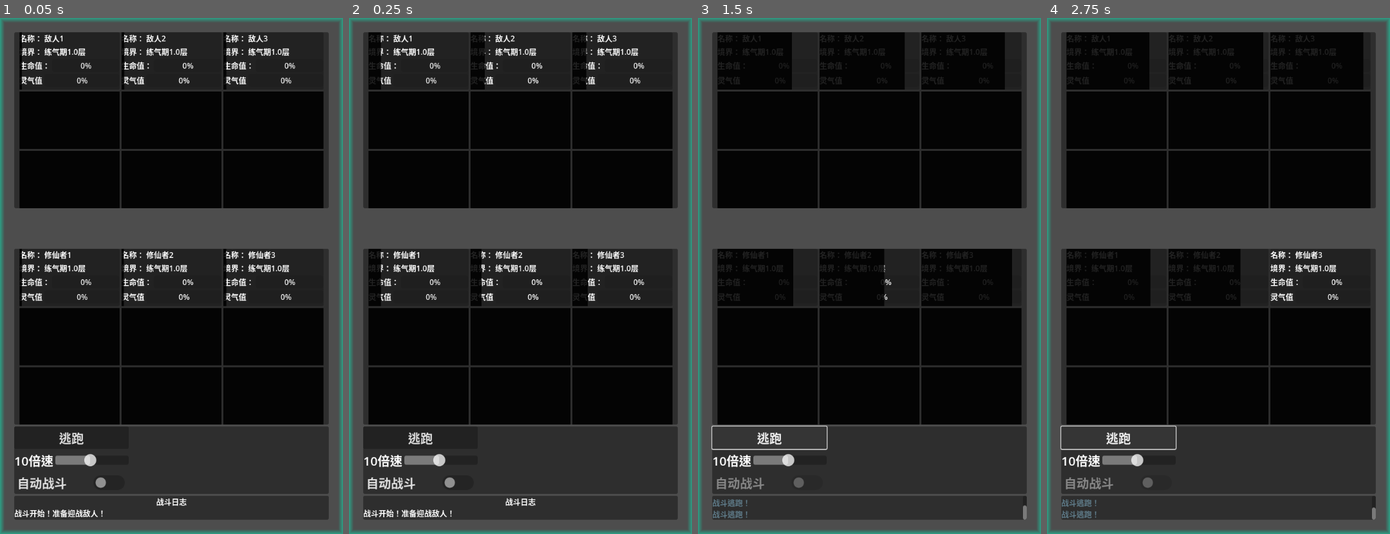
Above: before the commit, frames 1-4 (left to right).
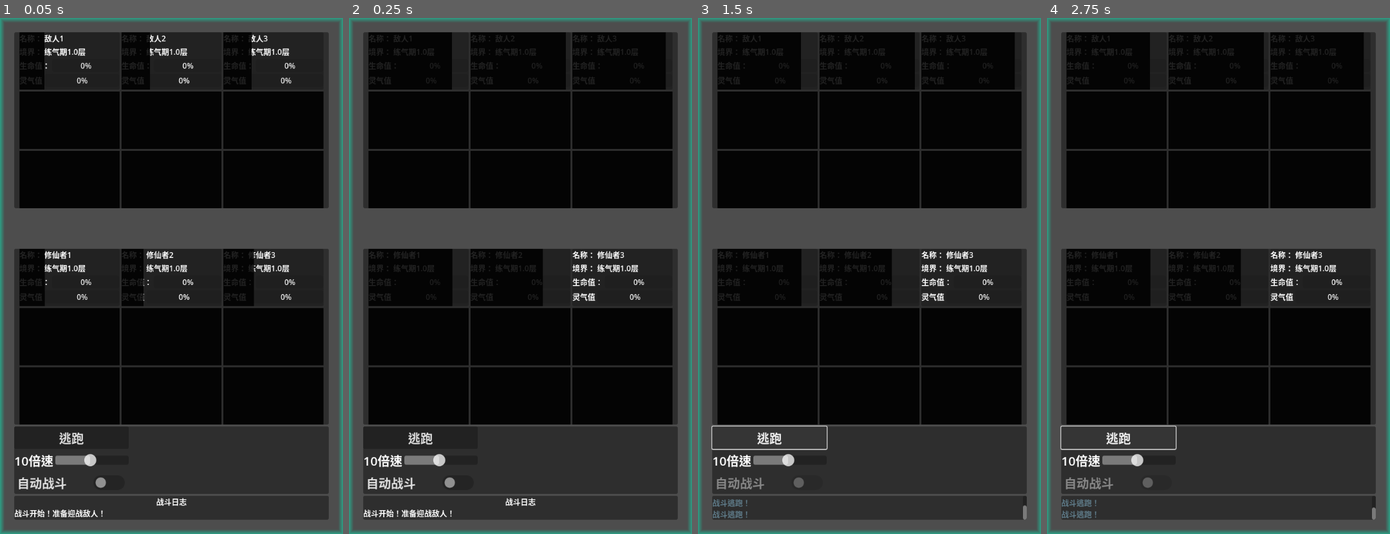
Above: after the commit, the same moments.

Repository: seven-it-work/godot-compoent
Game: Godot game, scene res://demo/战斗demo.tscn
Two runs of this game, one before a commit and one after it. Both use one fixed random seed, a clock stepped at 60 frames per second and the inputs below.
Inputs:
- Up to frame 1 (0.05 s): no input
- Up to frame 2 (0.25 s): no input
- Up to frame 3 (1.5 s): click "逃跑" at 0.5 s; click "逃跑" at 1.25 s
- Up to frame 4 (2.75 s): click "逃跑" at 2 s

The runs differ from the first frame. In frame 1, 4.6% of the frame differs, in the area x 6-75%, y 2-56%; in frame 2, 12%, in the area x 9-93%, y 2-56%; in frame 3, 4.3%; in frame 4, less than 0.1%.

Commit message:
feat(装备): 添加装备组件及调整冷却时间计算
新增装备组件场景和资源文件，包括边框图片和脚本
重构装备信息场景使用新的装备组件
调整冷却时间计算公式，将乘数从1000改为100

Diff:
--- a/godot-compoent/demo/装备信息.tscn
+++ b/godot-compoent/demo/装备信息.tscn
@@ -1,34 +1,8 @@
-[gd_scene load_steps=13 format=3 uid="uid://chuyou880wdb4"]
+[gd_scene load_steps=4 format=3 uid="uid://chuyou880wdb4"]
 
-[ext_resource type="PackedScene" uid="uid://dehikb65o1cb2" path="res://背包/背包格子.tscn" id="1_mr4hg"]
 [ext_resource type="Script" uid="uid://33ih7gw0epcx" path="res://demo/装备信息.gd" id="1_pq40o"]
+[ext_resource type="PackedScene" uid="uid://c38g8o5r4dgs2" path="res://装备/装备组件.tscn" id="2_m02jb"]
 [ext_resource type="PackedScene" uid="uid://snkw6mikkfyq" path="res://背包/背包.tscn" id="3_m02jb"]
-
-[sub_resource type="StyleBoxFlat" id="StyleBoxFlat_m02jb"]
-resource_local_to_scene = true
-
-[sub_resource type="StyleBoxEmpty" id="StyleBoxEmpty_mr4hg"]
-
-[sub_resource type="StyleBoxFlat" id="StyleBoxFlat_qp5dh"]
-resource_local_to_scene = true
-
-[sub_resource type="StyleBoxFlat" id="StyleBoxFlat_ymo56"]
-resource_local_to_scene = true
-
-[sub_resource type="StyleBoxFlat" id="StyleBoxFlat_uj2u1"]
-resource_local_to_scene = true
-
-[sub_resource type="StyleBoxFlat" id="StyleBoxFlat_ghs5b"]
-resource_local_to_scene = true
-
-[sub_resource type="StyleBoxFlat" id="StyleBoxFlat_qaaql"]
-resource_local_to_scene = true
-
-[sub_resource type="StyleBoxFlat" id="StyleBoxFlat_0venh"]
-resource_local_to_scene = true
-
-[sub_resource type="StyleBoxFlat" id="StyleBoxFlat_mc1sg"]
-resource_local_to_scene = true
 
 [node name="装备信息" type="Control"]
 layout_mode = 3
@@ -57,77 +31,8 @@
 layout_mode = 2
 text = "名称"
 
-[node name="MarginContainer" type="PanelContainer" parent="."]
+[node name="MarginContainer" parent="." instance=ExtResource("2_m02jb")]
 layout_mode = 0
-offset_right = 154.0
-offset_bottom = 212.0
-
-[node name="VBoxContainer" type="VBoxContainer" parent="MarginContainer"]
-layout_mode = 2
-
-[node name="HBoxContainer" type="HBoxContainer" parent="MarginContainer/VBoxContainer"]
-layout_mode = 2
-
-[node name="背包格子" parent="MarginContainer/VBoxContainer/HBoxContainer" instance=ExtResource("1_mr4hg")]
-layout_mode = 2
-theme_override_styles/panel = SubResource("StyleBoxFlat_m02jb")
-
-[node name="PanelContainer" type="PanelContainer" parent="MarginContainer/VBoxContainer/HBoxContainer"]
-layout_mode = 2
-size_flags_horizontal = 3
-theme_override_styles/panel = SubResource("StyleBoxEmpty_mr4hg")
-
-[node name="背包格子2" parent="MarginContainer/VBoxContainer/HBoxContainer" instance=ExtResource("1_mr4hg")]
-layout_mode = 2
-theme_override_styles/panel = SubResource("StyleBoxFlat_qp5dh")
-
-[node name="HBoxContainer2" type="HBoxContainer" parent="MarginContainer/VBoxContainer"]
-layout_mode = 2
-
-[node name="背包格子" parent="MarginContainer/VBoxContainer/HBoxContainer2" instance=ExtResource("1_mr4hg")]
-layout_mode = 2
-theme_override_styles/panel = SubResource("StyleBoxFlat_ymo56")
-
-[node name="PanelContainer" type="PanelContainer" parent="MarginContainer/VBoxContainer/HBoxContainer2"]
-layout_mode = 2
-size_flags_horizontal = 3
-theme_override_styles/panel = SubResource("StyleBoxEmpty_mr4hg")
-
-[node name="背包格子2" parent="MarginContainer/VBoxContainer/HBoxContainer2" instance=ExtResource("1_mr4hg")]
-layout_mode = 2
-theme_override_styles/panel = SubResource("StyleBoxFlat_uj2u1")
-
-[node name="HBoxContainer3" type="HBoxContainer" parent="MarginContainer/VBoxContainer"]
-layout_mode = 2
-
-[node name="背包格子" parent="MarginContainer/VBoxContainer/HBoxContainer3" instance=ExtResource("1_mr4hg")]
-layout_mode = 2
-theme_override_styles/panel = SubResource("StyleBoxFlat_ghs5b")
-
-[node name="PanelContainer" type="PanelContainer" parent="MarginContainer/VBoxContainer/HBoxContainer3"]
-layout_mode = 2
-size_flags_horizontal = 3
-theme_override_styles/panel = SubResource("StyleBoxEmpty_mr4hg")
-
-[node name="背包格子2" parent="MarginContainer/VBoxContainer/HBoxContainer3" instance=ExtResource("1_mr4hg")]
-layout_mode = 2
-theme_override_styles/panel = SubResource("StyleBoxFlat_qaaql")
-
-[node name="HBoxContainer4" type="HBoxContainer" parent="MarginContainer/VBoxContainer"]
-layout_mode = 2
-
-[node name="背包格子" parent="MarginContainer/VBoxContainer/HBoxContainer4" instance=ExtResource("1_mr4hg")]
-layout_mode = 2
-theme_override_styles/panel = SubResource("StyleBoxFlat_0venh")
-
-[node name="PanelContainer" type="PanelContainer" parent="MarginContainer/VBoxContainer/HBoxContainer4"]
-layout_mode = 2
-size_flags_horizontal = 3
-theme_override_styles/panel = SubResource("StyleBoxEmpty_mr4hg")
-
-[node name="背包格子2" parent="MarginContainer/VBoxContainer/HBoxContainer4" instance=ExtResource("1_mr4hg")]
-layout_mode = 2
-theme_override_styles/panel = SubResource("StyleBoxFlat_mc1sg")
 
 [node name="背包" parent="." instance=ExtResource("3_m02jb")]
 layout_mode = 0
--- a/godot-compoent/战斗/战斗中的人员面板.gd
+++ b/godot-compoent/战斗/战斗中的人员面板.gd
@@ -86,12 +86,12 @@
 		return
 
 	# 计算冷却时间：最大敏捷值的冷却时间为1秒，其他按比例增加
-	# 公式：冷却时间(毫秒) = (最大敏捷值 / 当前敏捷值) * 1000
+	# 公式：冷却时间(毫秒) = (最大敏捷值 / 当前敏捷值) * 100
 	var current_agility = _cultivator.get_agility().get_value()
 	if current_agility <= 0:
 		current_agility = 1.0
 
-	var cool_down_time = (全局配置.战斗场景.最大敏捷值 / current_agility) * 1000
+	var cool_down_time = (全局配置.战斗场景.最大敏捷值 / current_agility) * 100
 
 	# 设置冷却时间
 	set_cool_down_time(cool_down_time)
--- /dev/null
+++ b/godot-compoent/装备/装备.gd
@@ -0,0 +1 @@
+extends Control
--- /dev/null
+++ b/godot-compoent/装备/装备.tscn
@@ -0,0 +1,75 @@
+[gd_scene load_steps=6 format=3 uid="uid://7y1bygtje7xb"]
+
+[ext_resource type="Script" uid="uid://bogy42c77a0gw" path="res://装备/装备.gd" id="1_p5to5"]
+[ext_resource type="PackedScene" uid="uid://c38g8o5r4dgs2" path="res://装备/装备组件.tscn" id="2_3gj5s"]
+[ext_resource type="Texture2D" uid="uid://dx3hmfumh643m" path="res://装备/绘制特定风格边框.png" id="2_ybo40"]
+[ext_resource type="PackedScene" uid="uid://snkw6mikkfyq" path="res://背包/背包.tscn" id="3_xolpg"]
+
+[sub_resource type="StyleBoxFlat" id="StyleBoxFlat_ybo40"]
+content_margin_left = 5.0
+content_margin_top = 5.0
+content_margin_right = 5.0
+content_margin_bottom = 5.0
+draw_center = false
+border_width_left = 5
+border_width_top = 5
+border_width_right = 5
+border_width_bottom = 5
+border_color = Color(0.58431375, 0.28627452, 0.09411765, 1)
+border_blend = true
+corner_radius_top_left = 5
+corner_radius_top_right = 5
+corner_radius_bottom_right = 5
+corner_radius_bottom_left = 5
+
+[node name="装备" type="Control"]
+layout_mode = 3
+anchors_preset = 15
+anchor_right = 1.0
+anchor_bottom = 1.0
+grow_horizontal = 2
+grow_vertical = 2
+script = ExtResource("1_p5to5")
+
+[node name="TextureRect" type="TextureRect" parent="."]
+visible = false
+layout_mode = 1
+anchors_preset = 15
+anchor_right = 1.0
+anchor_bottom = 1.0
+grow_horizontal = 2
+grow_vertical = 2
+texture = ExtResource("2_ybo40")
+expand_mode = 1
+
+[node name="MarginContainer" parent="." instance=ExtResource("2_3gj5s")]
+layout_mode = 0
+offset_left = 79.0
+offset_top = 24.0
+offset_right = 303.4
+offset_bottom = 246.0
+scale = Vector2(2.5, 2.5)
+size_flags_horizontal = 4
+size_flags_vertical = 4
+theme_override_styles/panel = SubResource("StyleBoxFlat_ybo40")
+
+[node name="背包" parent="." instance=ExtResource("3_xolpg")]
+layout_mode = 0
+offset_left = 77.0
+offset_top = 652.0
+offset_right = 357.0
+offset_bottom = 852.0
+scale = Vector2(2, 2)
+
+[node name="HBoxContainer" type="HBoxContainer" parent="."]
+layout_mode = 0
+offset_left = 78.0
+offset_top = 585.0
+offset_right = 628.0
+offset_bottom = 647.0
+
+[node name="Button" type="Button" parent="HBoxContainer"]
+custom_minimum_size = Vector2(100, 0)
+layout_mode = 2
+theme_override_font_sizes/font_size = 24
+text = "装备"
--- /dev/null
+++ b/godot-compoent/装备/装备组件.tscn
@@ -0,0 +1,100 @@
+[gd_scene load_steps=11 format=3 uid="uid://c38g8o5r4dgs2"]
+
+[ext_resource type="PackedScene" uid="uid://dehikb65o1cb2" path="res://背包/背包格子.tscn" id="1_pify5"]
+
+[sub_resource type="StyleBoxFlat" id="StyleBoxFlat_m02jb"]
+resource_local_to_scene = true
+
+[sub_resource type="StyleBoxEmpty" id="StyleBoxEmpty_mr4hg"]
+
+[sub_resource type="StyleBoxFlat" id="StyleBoxFlat_qp5dh"]
+resource_local_to_scene = true
+
+[sub_resource type="StyleBoxFlat" id="StyleBoxFlat_ymo56"]
+resource_local_to_scene = true
+
+[sub_resource type="StyleBoxFlat" id="StyleBoxFlat_uj2u1"]
+resource_local_to_scene = true
+
+[sub_resource type="StyleBoxFlat" id="StyleBoxFlat_ghs5b"]
+resource_local_to_scene = true
+
+[sub_resource type="StyleBoxFlat" id="StyleBoxFlat_qaaql"]
+resource_local_to_scene = true
+
+[sub_resource type="StyleBoxFlat" id="StyleBoxFlat_0venh"]
+resource_local_to_scene = true
+
+[sub_resource type="StyleBoxFlat" id="StyleBoxFlat_mc1sg"]
+resource_local_to_scene = true
+
+[node name="MarginContainer" type="PanelContainer"]
+offset_right = 154.0
+offset_bottom = 212.0
+
+[node name="VBoxContainer" type="VBoxContainer" parent="."]
+layout_mode = 2
+
+[node name="HBoxContainer" type="HBoxContainer" parent="VBoxContainer"]
+layout_mode = 2
+
+[node name="背包格子" parent="VBoxContainer/HBoxContainer" instance=ExtResource("1_pify5")]
+layout_mode = 2
+theme_override_styles/panel = SubResource("StyleBoxFlat_m02jb")
+
+[node name="PanelContainer" type="PanelContainer" parent="VBoxContainer/HBoxContainer"]
+layout_mode = 2
+size_flags_horizontal = 3
+theme_override_styles/panel = SubResource("StyleBoxEmpty_mr4hg")
+
+[node name="背包格子2" parent="VBoxContainer/HBoxContainer" instance=ExtResource("1_pify5")]
+layout_mode = 2
+theme_override_styles/panel = SubResource("StyleBoxFlat_qp5dh")
+
+[node name="HBoxContainer2" type="HBoxContainer" parent="VBoxContainer"]
+layout_mode = 2
+
+[node name="背包格子" parent="VBoxContainer/HBoxContainer2" instance=ExtResource("1_pify5")]
+layout_mode = 2
+theme_override_styles/panel = SubResource("StyleBoxFlat_ymo56")
+
+[node name="PanelContainer" type="PanelContainer" parent="VBoxContainer/HBoxContainer2"]
+layout_mode = 2
+size_flags_horizontal = 3
+theme_override_styles/panel = SubResource("StyleBoxEmpty_mr4hg")
+
+[node name="背包格子2" parent="VBoxContainer/HBoxContainer2" instance=ExtResource("1_pify5")]
+layout_mode = 2
+theme_override_styles/panel = SubResource("StyleBoxFlat_uj2u1")
+
+[node name="HBoxContainer3" type="HBoxContainer" parent="VBoxContainer"]
+layout_mode = 2
+
+[node name="背包格子" parent="VBoxContainer/HBoxContainer3" instance=ExtResource("1_pify5")]
+layout_mode = 2
+theme_override_styles/panel = SubResource("StyleBoxFlat_ghs5b")
+
+[node name="PanelContainer" type="PanelContainer" parent="VBoxContainer/HBoxContainer3"]
+layout_mode = 2
+size_flags_horizontal = 3
+theme_override_styles/panel = SubResource("StyleBoxEmpty_mr4hg")
+
+[node name="背包格子2" parent="VBoxContainer/HBoxContainer3" instance=ExtResource("1_pify5")]
+layout_mode = 2
+theme_override_styles/panel = SubResource("StyleBoxFlat_qaaql")
+
+[node name="HBoxContainer4" type="HBoxContainer" parent="VBoxContainer"]
+layout_mode = 2
+
+[node name="背包格子" parent="VBoxContainer/HBoxContainer4" instance=ExtResource("1_pify5")]
+layout_mode = 2
+theme_override_styles/panel = SubResource("StyleBoxFlat_0venh")
+
+[node name="PanelContainer" type="PanelContainer" parent="VBoxContainer/HBoxContainer4"]
+layout_mode = 2
+size_flags_horizontal = 3
+theme_override_styles/panel = SubResource("StyleBoxEmpty_mr4hg")
+
+[node name="背包格子2" parent="VBoxContainer/HBoxContainer4" instance=ExtResource("1_pify5")]
+layout_mode = 2
+theme_override_styles/panel = SubResource("StyleBoxFlat_mc1sg")
Binary file added: godot-compoent/装备/绘制特定风格边框.png
Not shown, added: godot-compoent/装备/绘制特定风格边框.png.import
Not shown, added: godot-compoent/装备/装备.gd.uid
